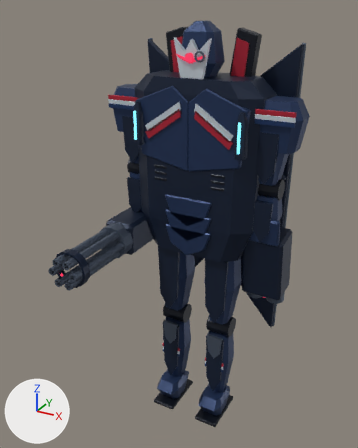
The Blender file out/morph_reference/m01/m01.blend: old version first, new version second.
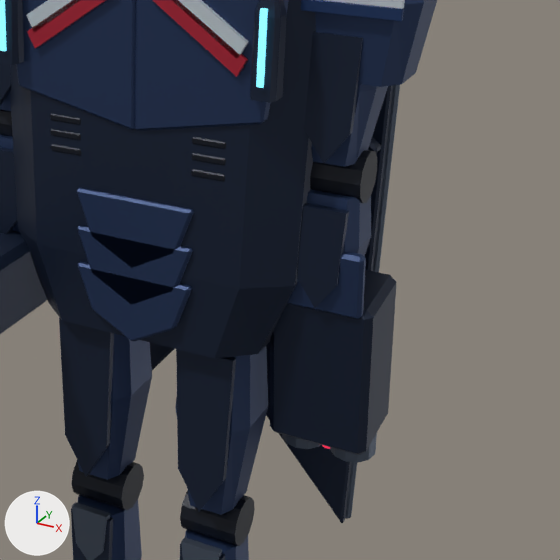
There are two pictures of each version: one whole from a 50 mm lens placed at (3.01, -6.15, 6.24), pointed at (-0.11, -0.47, 3.4), one close up on the part from 38% to 100% of the width and 27% to 77% of the height. Arrows for +X, +Y and +Z are at lower left; the lights stay in place. The older version's two pictures come first. Both versions are drawn at frame 1 of the action 'm01:flight_heavy:wrist_l'; the numbers are the values there.

In view in the first close-up: 'Anatomical left twin missile box', 'Continuous armored belly keel', 'Faceted pectoral breastplate', 'Faceted pectoral breastplate.001', 'Layered shoulder pauldron', 'Overlapping angular abdominal armor', 'Overlapping angular abdominal armor.002', 'Segmented tapered navy limb shell', 'Separate angular limb face plate', 'Separate angular limb face plate.002', 'Separate angular limb face plate.004', 'Shared triangular cape wing' and 41 more.
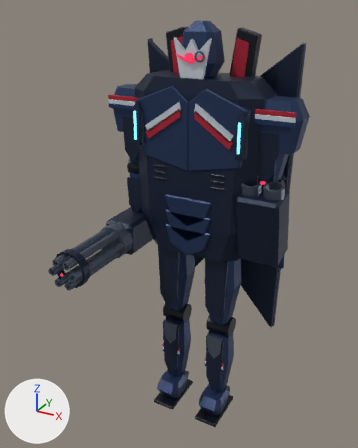
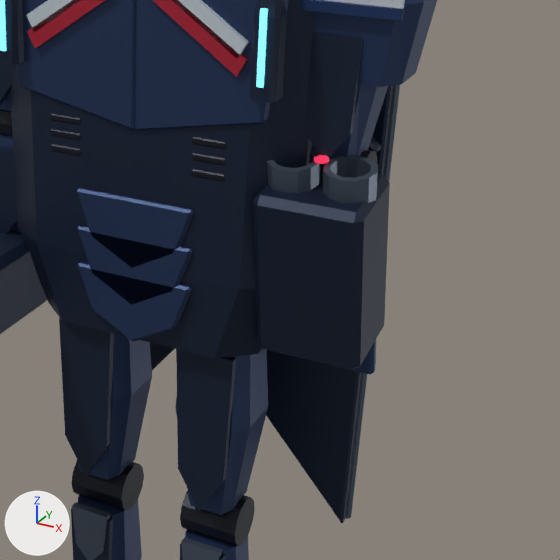
ob_wrist_l is not drawn itself; it is the parent of ob_heavy, ob_rigid_armored_hand.

Patch to the scene script:
```diff
--- a/out/morph_reference/m01/m01.blend.py
+++ b/out/morph_reference/m01/m01.blend.py
@@ ob_wrist_l @@
 ob_wrist_l.location = (0.0, 0.0, -0.83)
-ob_wrist_l.rotation_euler = (1.692, 0.0, 0.0)  # degrees (97, 0, 0)
+ob_wrist_l.rotation_euler = (-1.39, 0.0, 0.0)  # degrees (-80, 0, 0)
```

Pixel boxes [x1, y1, x2, y2] of what changed, in the close-ups (560 x 560 px):
'Anatomical left twin missile box', turned
    before: [270, 270, 397, 455]
    after: [253, 173, 390, 370]
'Left twin missile launch cell.001', turned
    before: [330, 433, 377, 463]
    after: [323, 155, 378, 203]
'Missile charge shutter', turned
    before: [287, 252, 366, 319]
    after: [353, 340, 376, 374]
'Left twin missile launch cell', turned
    before: [282, 434, 320, 449]
    after: [267, 150, 320, 193]
'Heavy muzzle emission', turned (mostly hidden before)
    before: [322, 445, 330, 449]
    after: [314, 155, 329, 164]
'Shared triangular cape wing', unchanged, uncovered by the edit
    both: [266, 85, 394, 523]
'Separate angular limb face plate.003', unchanged, covered by the edit
    before: [297, 203, 349, 308]
'Exposed joint hinge collar.003', unchanged, covered by the edit
    before: [310, 150, 377, 203]
    after: [320, 150, 377, 173]
'Segmented tapered navy limb shell.003', unchanged, covered by the edit
    before: [307, 190, 371, 257]
